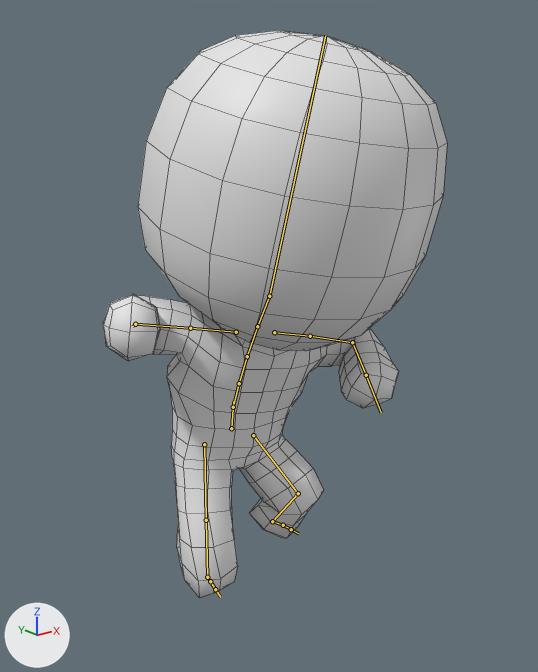
Two versions of the FBX model Editor/IKRig/Landing.fbx, one commit apart.
Camera for both pictures: a camera (50 mm lens) standing at (-2.68, -3.5, 3.43) and looking at (-0.06, -0.23, 2.12). Lighting does not change. The marker at lower left points along +X, +Y and +Z. The first picture is the older version. Both versions are drawn at frame 2 of the action 'mixamo.com'; the numbers are the values there. The bones that change, and the others that lie on the model, are drawn over the model as lines. Mesh edges are drawn as thin lines.

The first picture shows 'StickMan'.
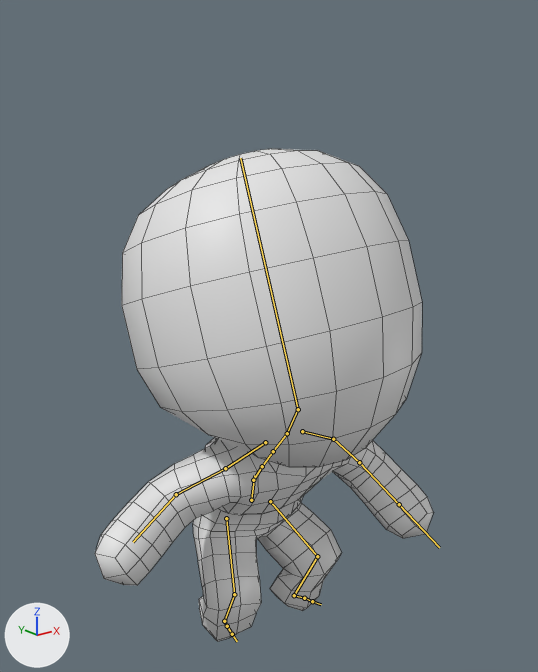
Where the change shows, as pixel boxes (x1, y1, x2, y2) in the pictures (538 x 672 px):
'StickMan', posed (13% shorter): before (103, 30, 447, 598); after (95, 149, 433, 641)
bone 'mixamorig:Hips', root to tip: before (231, 428) to (233, 401); after (251, 500) to (254, 475)
bone 'mixamorig:Spine', root to tip: before (233, 407) to (239, 383); after (253, 480) to (262, 466)
bone 'mixamorig:Spine1', root to tip: before (239, 383) to (247, 356); after (262, 466) to (273, 451)
bone 'mixamorig:Spine2', root to tip: before (247, 356) to (257, 326); after (273, 451) to (287, 433)
bone 'mixamorig:Neck', root to tip: before (257, 326) to (269, 296); after (287, 433) to (298, 409)
bone 'mixamorig:Head', root to tip: before (269, 296) to (325, 35); after (298, 409) to (240, 158)
bone 'mixamorig:LeftShoulder', root to tip: before (274, 332) to (310, 336); after (302, 431) to (333, 439)
bone 'mixamorig:LeftArm', root to tip: before (310, 336) to (352, 342); after (333, 439) to (359, 462)
bone 'mixamorig:LeftForeArm', root to tip: before (352, 342) to (366, 375); after (359, 462) to (399, 504)
bone 'mixamorig:RightShoulder', root to tip: before (236, 332) to (190, 328); after (265, 442) to (225, 468)
bone 'mixamorig:RightArm', root to tip: before (190, 328) to (135, 324); after (225, 468) to (176, 494)
bone 'mixamorig:RightForeArm', root to tip: before (135, 324) to (132, 326); after (176, 494) to (133, 542)
bone 'mixamorig:LeftUpLeg', root to tip: before (253, 435) to (298, 493); after (270, 501) to (317, 556)
bone 'mixamorig:LeftLeg', root to tip: before (298, 493) to (272, 521); after (317, 556) to (294, 595)
bone 'mixamorig:LeftFoot', root to tip: before (272, 521) to (283, 525); after (294, 595) to (304, 598)
bone 'mixamorig:LeftToeBase', root to tip: before (283, 525) to (291, 529); after (304, 598) to (312, 601)
bone 'mixamorig:RightUpLeg', root to tip: before (204, 444) to (206, 520); after (226, 518) to (234, 594)
bone 'mixamorig:RightLeg', root to tip: before (206, 520) to (207, 577); after (234, 594) to (224, 621)
bone 'mixamorig:RightFoot', root to tip: before (207, 577) to (210, 581); after (224, 621) to (227, 626)
bone 'mixamorig:RightToeBase', root to tip: before (210, 581) to (215, 589); after (227, 626) to (232, 634)

The change in detail:
Bone 'mixamorig:Hips' (bone_mixamorig_hips) moves from (-2.2, 37.6, -21.6) to (2.9, -11.2, -7.1).
Bone 'mixamorig:Hips' (bone_mixamorig_hips) turns from (2, -6, -5) to (7, 1, -2) degrees about its own x, y and z.
Bone 'mixamorig:Spine' (bone_mixamorig_spine) turns from (12, -3, -3) to (29, -5, 4) degrees about its own x, y and z.
Bone 'mixamorig:Spine1' (bone_mixamorig_spine1) turns from (4, -1, 0) to (2, -1, 0) degrees about its own x, y and z.
Bone 'mixamorig:Spine2' (bone_mixamorig_spine2) turns from (4, -1, 0) to (2, -1, 0) degrees about its own x, y and z.
Bone 'mixamorig:Neck' (bone_mixamorig_neck) turns from (5, 2, 1) to (-10, 2, 1) degrees about its own x, y and z.
Bone 'mixamorig:Head' (bone_mixamorig_head) turns from (-14, 11, -2) to (-50, 5, -5) degrees about its own x, y and z.
Bone 'mixamorig:LeftShoulder' (bone_mixamorig_leftshoulder) turns from (-10, -4, -2) to (5, 3, 15) degrees about its own x, y and z.
Bone 'mixamorig:LeftArm' (bone_mixamorig_leftarm) turns from (10, 2, 11) to (30, -27, 0) degrees about its own x, y and z.
Bone 'mixamorig:LeftForeArm' (bone_mixamorig_leftforearm) turns from (0, -5, 99) to (3, -4, 50) degrees about its own x, y and z.
Bone 'mixamorig:RightShoulder' (bone_mixamorig_rightshoulder) turns from (-16, 7, 7) to (0, -1, -10) degrees about its own x, y and z.
Bone 'mixamorig:RightArm' (bone_mixamorig_rightarm) turns from (19, 24, 13) to (37, 31, 33) degrees about its own x, y and z.
Bone 'mixamorig:RightForeArm' (bone_mixamorig_rightforearm) turns from (1, 5, -81) to (4, 3, -36) degrees about its own x, y and z.
Bone 'mixamorig:LeftUpLeg' (bone_mixamorig_leftupleg) turns from (45, -15, 13) to (62, -15, -4) degrees about its own x, y and z.
Bone 'mixamorig:LeftLeg' (bone_mixamorig_leftleg) turns from (-84, -6, 4) to (-81, -2, 7) degrees about its own x, y and z.
Bone 'mixamorig:LeftFoot' (bone_mixamorig_leftfoot) turns from (26, -12, 5) to (26, -5, -3) degrees about its own x, y and z.
Bone 'mixamorig:LeftToeBase' (bone_mixamorig_lefttoebase) turns from (-8, 1, 0) to (-2, 0, 0) degrees about its own x, y and z.
Bone 'mixamorig:RightUpLeg' (bone_mixamorig_rightupleg) turns from (23, 17, 4) to (51, 22, -1) degrees about its own x, y and z.
Bone 'mixamorig:RightLeg' (bone_mixamorig_rightleg) turns from (-20, -8, 4) to (-78, 3, 8) degrees about its own x, y and z.
Bone 'mixamorig:RightFoot' (bone_mixamorig_rightfoot) turns from (-12, 7, 11) to (20, -2, 10) degrees about its own x, y and z.
Bone 'mixamorig:RightToeBase' (bone_mixamorig_righttoebase) turns from (-3, 0, 0) to (5, 0, 0) degrees about its own x, y and z.
